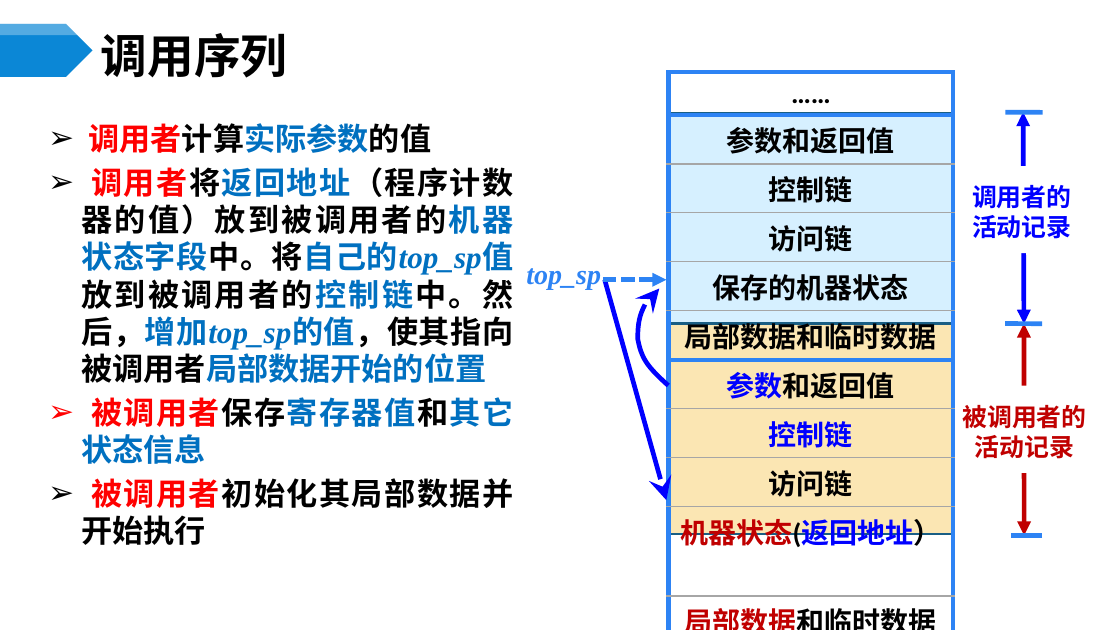
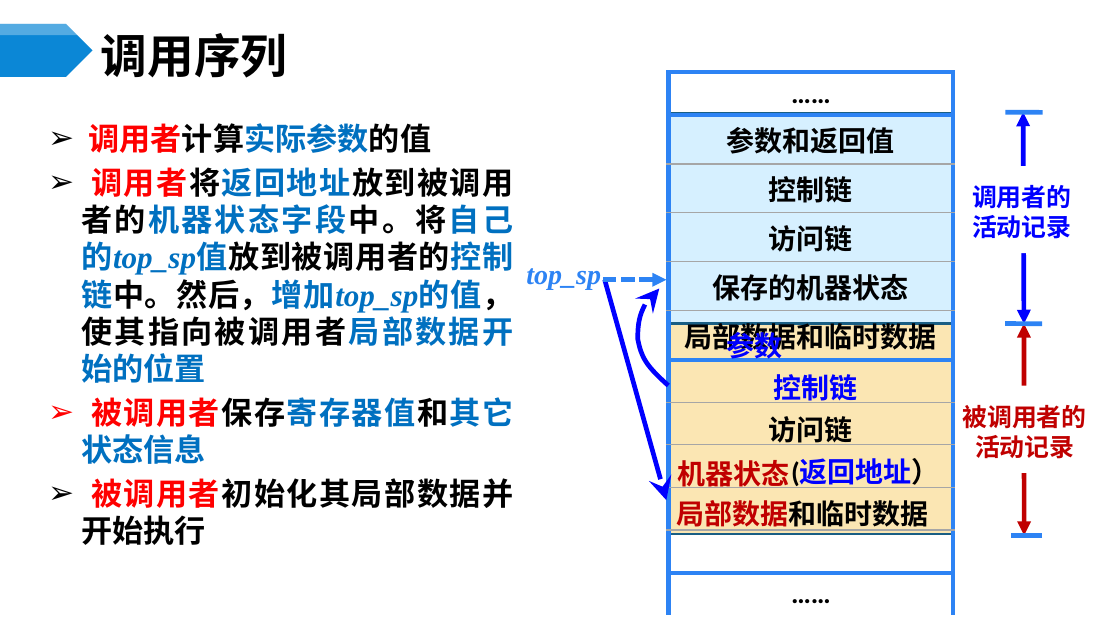
Before and after one commit to ponder-j/HIT-Compilers-Notes, a slide deck: slide 30 of ppts/第7章 运行存储分配.pptx (slide 29 before the commit). Drawn at 1120x630 pixels with LibreOffice and Linux fonts; fonts in the diff are those of the drawing. Boxes give left, top, right and bottom in pixels: in the first picture for what was removed or moved away, otherwise in the second. Text is boxed around its words. In the diff, an @@ line names an element or a change of style, - is before the commit and + after.

```diff
--- a/ppts/第7章 运行存储分配.pptx
+++ b/ppts/第7章 运行存储分配.pptx
@@ table at (669, 73, 953, 577) @@
-row 7, column 1: 参数和返回值
+row 7, column 1: 
-row 8, column 1: 控制链
+row 8, column 1: 
-row 9, column 1: 访问链
+row 9, column 1: 
-row 10, column 1: 机器状态(返回地址）
+row 10, column 1: 
-row 11, column 1: 局部数据和临时数据
+row 11, column 1: 
@@ text at (81, 167, 513, 383): text changed @@
-➢ 调用者将返回地址（程序计数器的值）放到被调用者的机器状态字段中。将自己的top_sp值放到被调用者的控制链中。然后，增加top_sp的值，使其指向被调用者局部数据开始的位置
+➢ 调用者将返回地址放到被调用者的机器状态字段中。将自己的top_sp值放到被调用者的控制链中。然后，增加top_sp的值，使其指向被调用者局部数据开始的位置
@@ text added at (726, 328, 782, 364), 18 pt, text #0000FF, bold @@
+参数
@@ text added at (774, 374, 858, 403), 18 pt, text #0000FF, bold @@
+控制链
@@ text added at (768, 416, 852, 445), 18 pt, text #000000, bold @@
+访问链
@@ text added at (678, 460, 790, 488), 18 pt, text #C00000, bold @@
+机器状态
@@ text added at (791, 459, 940, 488), 18 pt, text #0000FF, bold @@
+(返回地址）
@@ text added at (676, 496, 928, 532), 18 pt, text #000000, bold @@
+局部数据和临时数据
```
Also in this commit, not shown: 10 other slides changed, 2 slides added, 4 slides removed, 5 other files.
